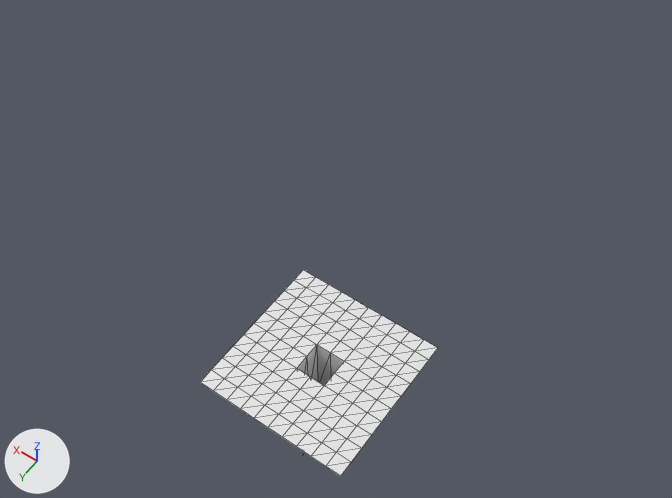
What one commit did to the glTF model assets/main.glb.
Before and after are seen from a 50 mm camera at (-14.3, 18.7, 39.2) aimed at (3.9, -6.8, -0.9). The axes (+X, +Y, +Z) are drawn at lower left. The lights are the same throughout. Mesh edges are drawn as thin lines. Where no turn or scale is listed for an object, it has been applied to the vertices. Vertices at the same position are counted once.
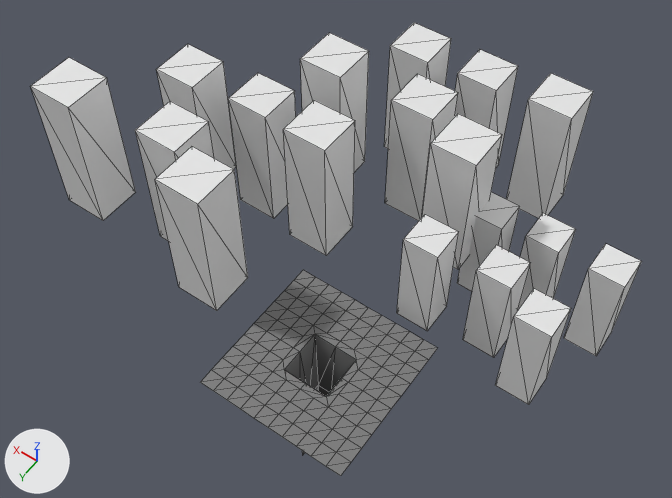
The newer file is also rescaled (x4.596), turned or shifted as a whole; pictures and numbers use the older file's frame.

Diff of the bpy script that builds the scene:
```diff
--- a/assets/main.glb.py
+++ b/assets/main.glb.py
@@ mat_material_001 @@
+mat_material_001 = principled_material('Material.001')
+mat_material_001.base_color = (0.19, 0.19, 0.19)  # grey #797979
@@ me_grid @@
 me_grid.from_pydata(...)  # 139 vertices, 228 faces; spans x -4.13..4.13, y -4.13..4.13, z -9.64..0.0
-me_grid.vertices[48].co = (-0.83, -0.83, 0.0)  # pixel (344, 361)
-me_grid.vertices[49].co = (0.0, -0.83, 0.0)  # pixel (330, 352)
-me_grid.vertices[50].co = (0.83, -0.83, 0.0)  # pixel (316, 344)
-me_grid.vertices[59].co = (-0.83, 0.0, 0.0)  # pixel (334, 373)
-me_grid.vertices[60].co = (0.83, 0.0, 0.0)  # pixel (306, 356)
-me_grid.vertices[69].co = (-0.83, 0.83, 0.0)  # pixel (324, 385)
-me_grid.vertices[70].co = (0.0, 0.83, 0.0)  # pixel (310, 376)
-me_grid.vertices[71].co = (0.83, 0.83, 0.0)  # pixel (296, 368)
+# me_grid part 1
+me_grid.vertices[48].co = (-1.25, -1.25, 0.0)  # pixel (356, 359)
+me_grid.vertices[49].co = (0.0, -1.25, 0.0)  # pixel (335, 346)
+me_grid.vertices[50].co = (1.25, -1.25, 0.0)  # pixel (314, 334)
+me_grid.vertices[59].co = (-1.25, 0.0, 0.0)  # pixel (341, 377)
+me_grid.vertices[60].co = (1.25, 0.0, 0.0)  # pixel (299, 351)
+me_grid.vertices[69].co = (-1.25, 1.25, 0.0)  # pixel (326, 396)
+me_grid.vertices[70].co = (0.0, 1.25, 0.0)  # pixel (305, 383)
+me_grid.vertices[71].co = (1.25, 1.25, 0.0)  # pixel (284, 369)
+# me_grid part 2: 224 faces spanning x -4.13..4.13, y -4.13..4.13, z -9.64..0.0 switch from no material to mat_material_001 (grey #797979)
@@ ob_cube_017 @@
+ob_cube_017 = bpy.data.objects.new('Cube.017', me_cube_017)  # a box spanning x -1.26..1.26, y -1.26..1.26, z -4.1..4.1
+ob_cube_017.location = (15.53, -1.22, 5.1)
@@ ob_cube_016 @@
+ob_cube_016 = bpy.data.objects.new('Cube.016', me_cube_017.copy())
+ob_cube_016.location = (7.3, -0.66, 4.32)
@@ ob_cube_015 @@
+ob_cube_015 = bpy.data.objects.new('Cube.015', me_cube_017.copy())
+ob_cube_015.location = (11.2, -3.26, 3.03)
@@ ob_cube_014 @@
+ob_cube_014 = bpy.data.objects.new('Cube.014', me_cube_017.copy())
+ob_cube_014.location = (5.49, -7.58, 2.92)
@@ ob_cube_013 @@
+ob_cube_013 = bpy.data.objects.new('Cube.013', me_cube_017.copy())
+ob_cube_013.location = (14.36, -8.01, 1.92)
@@ ob_cube_012 @@
+ob_cube_012 = bpy.data.objects.new('Cube.012', me_cube_017.copy())
+ob_cube_012.location = (10.51, -9.19, 1.0)
@@ ob_cube_011 @@
+ob_cube_011 = bpy.data.objects.new('Cube.011', me_cube_017.copy())
+ob_cube_011.location = (7.39, -11.52, 3.66)
@@ ob_cube_010 @@
+ob_cube_010 = bpy.data.objects.new('Cube.010', me_cube_017.copy())
+ob_cube_010.location = (-0.84, -10.97, 2.87)
@@ ob_cube_009 @@
+ob_cube_009 = bpy.data.objects.new('Cube.009', me_cube_017.copy())
+ob_cube_009.location = (3.06, -13.57, 1.59)
@@ ob_cube_008 @@
+ob_cube_008 = bpy.data.objects.new('Cube.008', me_cube_017.copy())
+ob_cube_008.location = (-2.65, -17.89, 1.47)
@@ ob_cube_007 @@
+ob_cube_007 = bpy.data.objects.new('Cube.007', me_cube_017.copy())
+ob_cube_007.location = (6.22, -18.32, 0.48)
@@ ob_cube_006 @@
+ob_cube_006 = bpy.data.objects.new('Cube.006', me_cube_017.copy())
+ob_cube_006.location = (2.38, -19.5, -0.44)
@@ ob_cube_005 @@
+ob_cube_005 = bpy.data.objects.new('Cube.005', me_cube_005)  # a box spanning x -0.96..0.96, y -0.96..0.96, z -3.12..3.12
+ob_cube_005.location = (-1.77, -6.61, 1.49)
@@ ob_cube_004 @@
+ob_cube_004 = bpy.data.objects.new('Cube.004', me_cube_005.copy())
+ob_cube_004.location = (-8.04, -6.19, 0.89)
@@ ob_cube_003 @@
+ob_cube_003 = bpy.data.objects.new('Cube.003', me_cube_005.copy())
+ob_cube_003.location = (-5.07, -8.17, -0.09)
@@ ob_cube_002 @@
+ob_cube_002 = bpy.data.objects.new('Cube.002', me_cube_005.copy())
+ob_cube_002.location = (-9.42, -11.46, -0.18)
@@ ob_cube_001 @@
+ob_cube_001 = bpy.data.objects.new('Cube.001', me_cube_005.copy())
+ob_cube_001.location = (-2.66, -11.79, -0.94)
@@ ob_cube @@
+ob_cube = bpy.data.objects.new('Cube', me_cube_005.copy())
+ob_cube.location = (-5.59, -12.69, -1.64)
```

Where the change shows, as pixel boxes (x1, y1, x2, y2) in the pictures (672 x 498 px; the box of a moved part takes in the faces that stretch with it):
'Cube.016', added: after (155, 147, 248, 311)
'Cube.017', added: after (30, 58, 135, 221)
'Cube.014', added: after (283, 100, 355, 256)
'Cube.008', added: after (506, 73, 593, 218)
'Cube.010', added: after (422, 114, 502, 269)
'Cube.012', added: after (228, 73, 296, 219)
'Cube.009', added: after (385, 74, 458, 221)
'Cube.011', added: after (300, 33, 369, 172)
'Cube.005', added: after (397, 214, 459, 331)
'Cube.004', added: after (495, 289, 571, 405)
'Cube.013', added: after (156, 44, 236, 169)
'Cube.003', added: after (463, 245, 530, 358)
'Cube.002', added: after (564, 244, 642, 356)
'Cube.015', added: after (135, 101, 214, 241)
'Cube.006', added: after (455, 50, 518, 167)
'Cube.007', added: after (384, 23, 451, 148)
'Cube', added: after (518, 213, 576, 310)
'Cube.001', added: after (457, 192, 520, 291)
part 1 of me_grid, moved or reshaped: before (273, 333, 367, 398); after (273, 325, 367, 407)
part 2 of me_grid, recoloured (white to grey): (201, 270, 437, 476) in both
